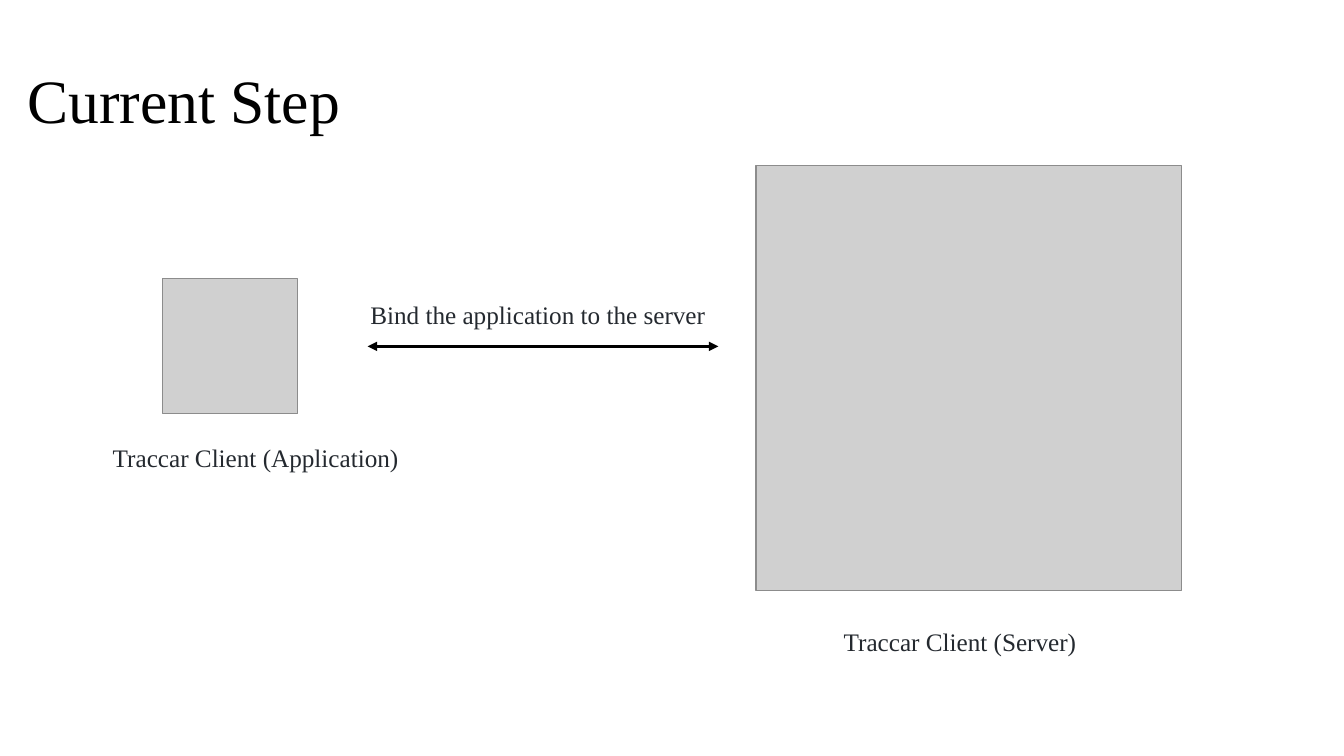
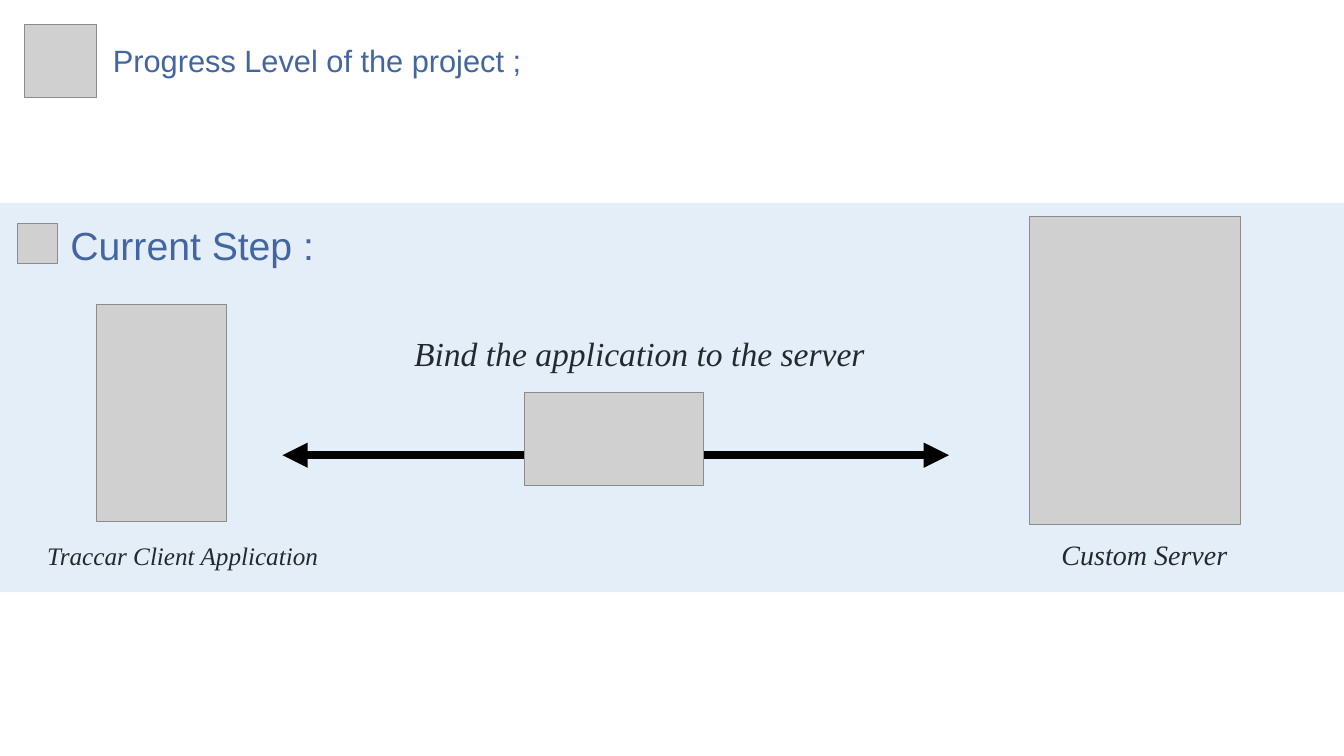
Before and after one commit to MiSalah/Real-Time-Data-Streaming-Analytics-System-for-tracking-Pedestrians, a slide deck: slide 7 of Progress' Presentations/Etat d'avancement - S1.pptx (slide 12 before the commit). Drawn at 1344x756 pixels with LibreOffice and Linux fonts; fonts in the diff are those of the drawing; grey boxes stand for pictures. Boxes give left, top, right and bottom in pixels: in the first picture for what was removed or moved away, otherwise in the second. Text is boxed around its words. In the diff, an @@ line names an element or a change of style, - is before the commit and + after.

Commit message:
add the progress presentation v2 : [Progress Level : Current Step - Done]

```diff
--- a/Progress' Presentations/Etat d'avancement - S1.pptx
+++ b/Progress' Presentations/Etat d'avancement - S1.pptx
@@ picture added at [24, 24, 97, 98] @@
@@ text added at [113, 49, 504, 78], 22 pt, text #4466A0 @@
+Progress Level of the project ;
@@ picture removed at [756, 165, 1182, 590] @@
@@ rectangle added at [0, 203, 1344, 592], fill #E4EEF8 @@
@@ picture added at [17, 224, 57, 264] @@
@@ text "Current Step :" at [70, 232, 292, 268]: vertical alignment middle to top @@
@@ text at [70, 232, 292, 268]: text changed; size 44 to 28 pt; font Times New Roman to Arial; text colour #000000 to #4466A0 @@
-Current Step
+Current Step :
@@ picture added at [1029, 217, 1241, 525] @@
@@ picture removed at [162, 279, 297, 414] @@
@@ picture added at [97, 304, 227, 522] @@
@@ text "Bind the application to the ...": place and size @@
-text "Bind the application to the ..." at [370, 306, 705, 330]
+text "Bind the application to the ..." at [414, 342, 865, 373]
@@ text "Bind the application to the ..." at [414, 342, 865, 373]: size 18 to 24 pt, italic on @@
@@ picture added at [524, 392, 704, 485] @@
@@ double arrow moved from (368, 347) - (719, 347) to (282, 456) - (949, 456) @@
@@ double arrow (282, 456) - (949, 456): stroke #000000 2.25 pt to #000000 6 pt @@
@@ text at [47, 547, 318, 571]: text changed; italic on @@
-Traccar Client (Application)
+Traccar Client Application
@@ text at [1061, 546, 1227, 566]: text changed; size 18 to 20 pt; italic on @@
-Traccar Client (Server)
+Custom Server
```
Also in this commit, not shown: 5 other slides changed, 5 slides removed.
